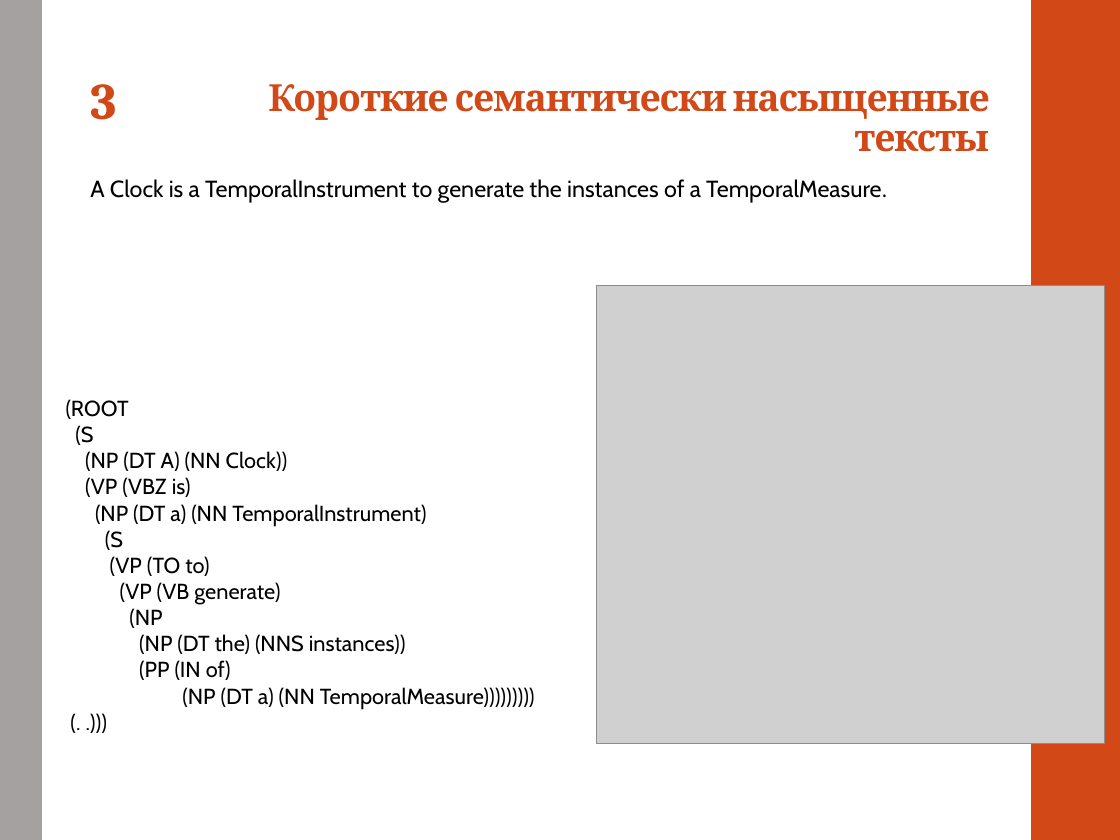
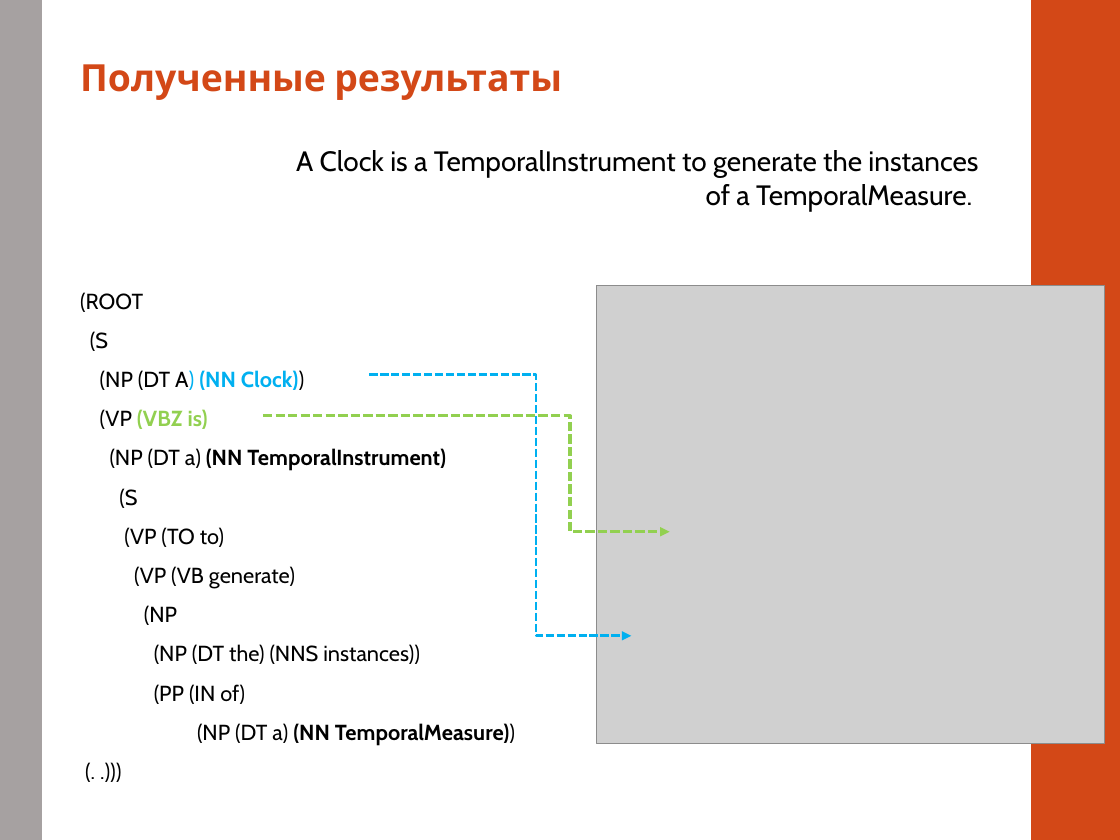
Before and after one commit to alexnodejs/onto-diploma, a slide deck: slide 7 of presentation/Moiseyenko_presentation_cut.pptx (slide 6 before the commit). Drawn at 1120x840 pixels with LibreOffice and Linux fonts; fonts in the diff are those of the drawing; grey boxes stand for pictures. Boxes give left, top, right and bottom in pixels: in the first picture for what was removed or moved away, otherwise in the second. Text is boxed around its words. In the diff, an @@ line names an element or a change of style, - is before the commit and + after.

Commit message:
Make changes

```diff
--- a/presentation/Moiseyenko_presentation_cut.pptx
+++ b/presentation/Moiseyenko_presentation_cut.pptx
@@ text added at box(80, 64, 562, 100), 24 pt, text #D34817, bold @@
+Полученные результаты
@@ text removed at box(90, 84, 116, 120) @@
-3
@@ title removed at box(268, 84, 990, 152) @@
-Короткие семантически насыщенные тексты
@@ text at box(296, 150, 978, 212): text changed; size 15 to 18 pt @@
-A Clock is a TemporalInstrument to generate the instances of a TemporalMeasure.
+A Clock is a TemporalInstrument to generate the instances
+of a TemporalMeasure.
@@ text "(ROOT": place and size @@
-text "(ROOT" at box(66, 399, 535, 709)
+text "(ROOT" at box(80, 292, 515, 745)
@@ text at box(80, 292, 446, 704): text colour #000000 to #00B0F0 in "A) (NN Clock))"; bold on in "(NN Clock))", "(VBZ is)", "(NN TemporalInstrument)"; text colour #000000 to #92D050 in "(VBZ is)"; line spacing 1 to 1.5 @@
@@ elbow arrow added from (370, 375) to (632, 636), #00B0F0 1.75 pt dashed @@
@@ elbow arrow added from (263, 416) to (670, 532), #92D050 2 pt dashed @@
@@ text at box(197, 723, 515, 745): text changed; bold on @@
-(NP (DT a) (NN TemporalMeasure)))))))))
+(NP (DT a) (NN TemporalMeasure))
```
Also in this commit, not shown: 5 other slides changed, 1 slide added.
